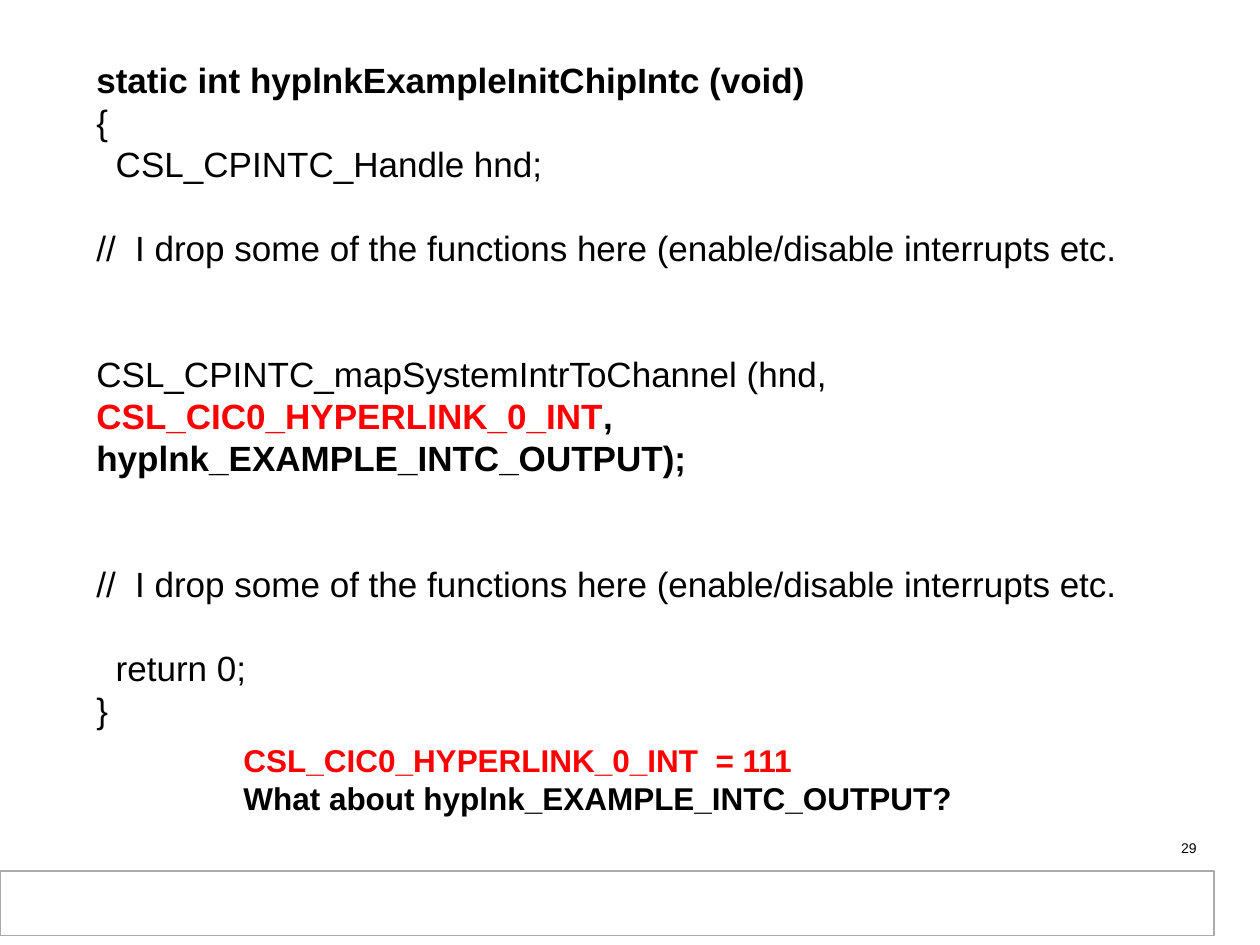
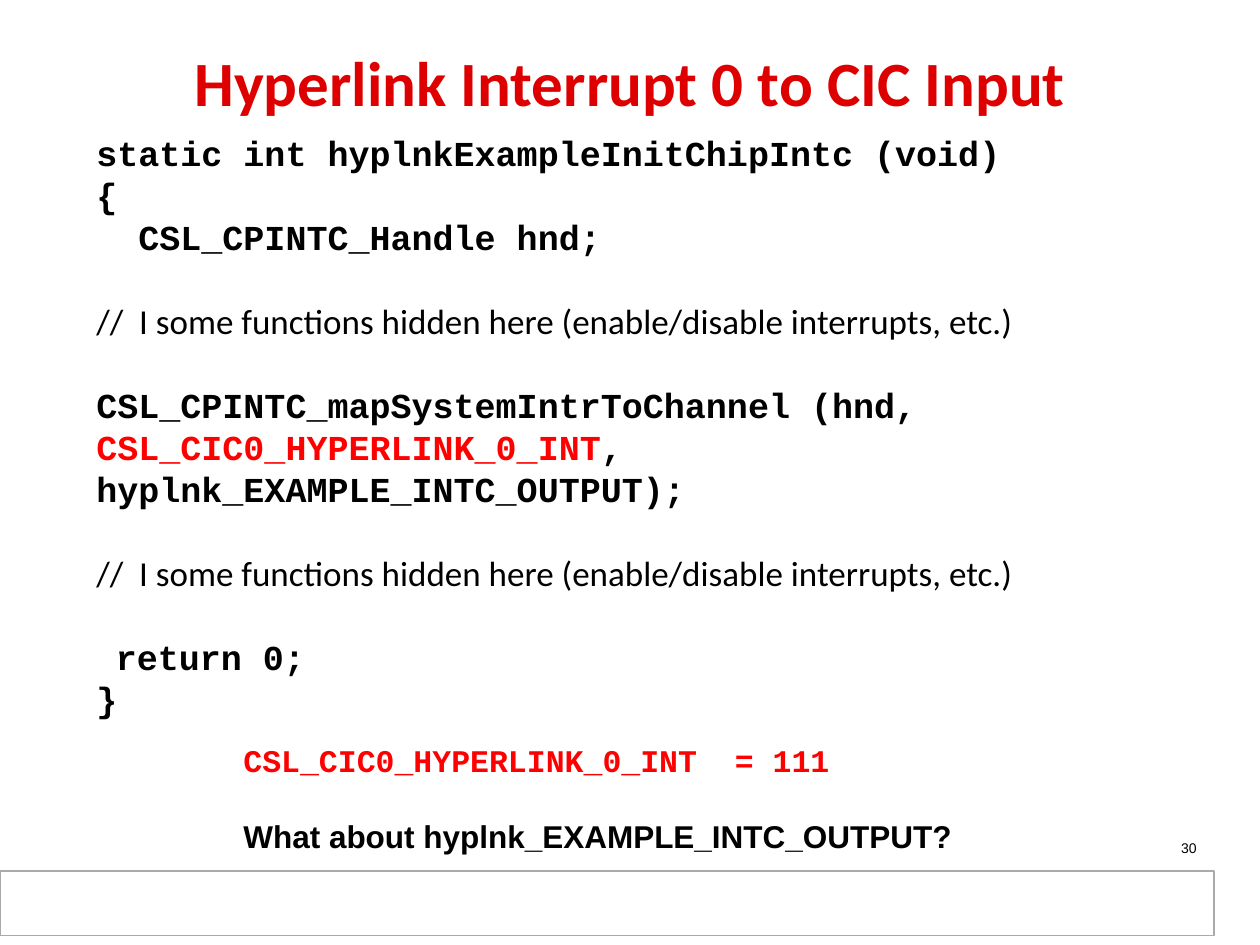
Before and after one commit to hari1989/keystone-workshop, a slide deck: slide 30 of slides/KeyStone_Interrupts.pptx (slide 29 before the commit). Drawn at 1260x945 pixels with LibreOffice and Linux fonts; fonts in the diff are those of the drawing; background and template pictures are left out. Boxes give left, top, right and bottom in pixels: in the first picture for what was removed or moved away, otherwise in the second. Text is boxed around its words. In the diff, an @@ line names an element or a change of style, - is before the commit and + after.

```diff
--- a/slides/KeyStone_Interrupts.pptx
+++ b/slides/KeyStone_Interrupts.pptx
@@ title added at (194,61,1065,116), 36 pt, text #DE0000, bold @@
+Hyperlink Interrupt 0 to CIC Input
@@ text "static int hyplnkExampleInitChipIntc (void)": place and size @@
-text "static int hyplnkExampleInitChipIntc (void)" at (96,67,1116,686)
+text "static int hyplnkExampleInitChipIntc (void)" at (96,141,1012,677)
@@ text at (96,141,1000,677): font Arial to Courier New in "static int hyplnkExampleInitChipIntc (void)", "{", "CSL_CPINTC_Handle hnd;", "CSL_CPINTC_mapSystemIntrToChannel (hnd, CSL_CIC0_HYPERLINK_0 ..." and 2 more places; bold on in "{", "CSL_CPINTC_Handle hnd;", "CSL_CPINTC_mapSystemIntrToChannel (hnd,", "return 0;" and 1 more places @@
@@ text at (139,308,1012,340): text changed; font Arial to Calibri @@
-// I drop some of the functions here (enable/disable interrupts etc.
+// I some functions hidden here (enable/disable interrupts, etc.)
@@ text at (139,560,1012,592): text changed; font Arial to Calibri @@
-// I drop some of the functions here (enable/disable interrupts etc.
+// I some functions hidden here (enable/disable interrupts, etc.)
@@ text at (243,751,830,776): font Arial to Courier New in "CSL_CIC0_HYPERLINK_0_INT = 111" @@
@@ page number at (1181,843,1197,853): text changed @@
-29
+30
```
Also in this commit, not shown: 29 other slides changed, 7 slides added, 6 slides removed.
